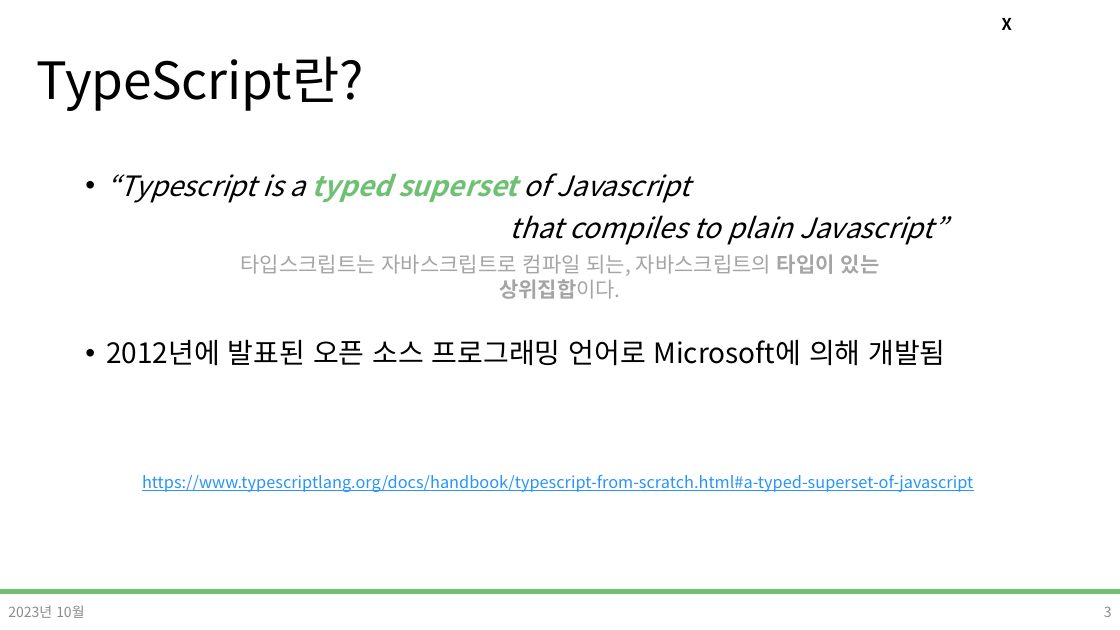
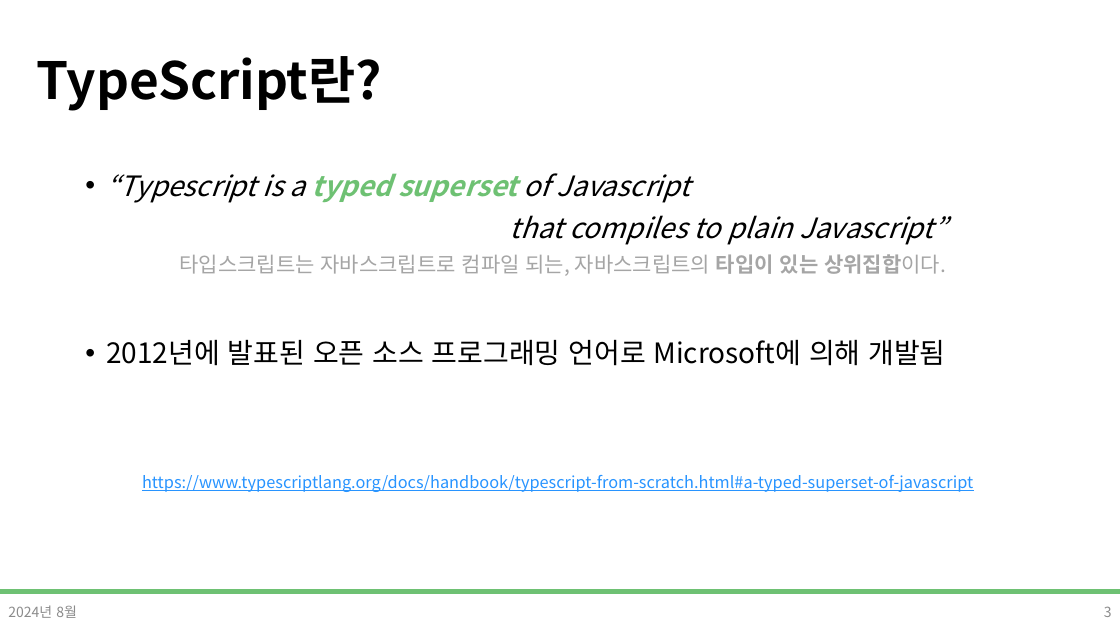
Before and after one commit to DevDamon0527/SeSAC_Yeongdeungpo_Campus_6th, a slide deck: slide 3 of material/[SeSAC_YDP_6] 32_TypeScript.pptx. Drawn at 1120x630 pixels with LibreOffice and Linux fonts; fonts in the diff are those of the drawing; background and template pictures are left out. Boxes give left, top, right and bottom in pixels: in the first picture for what was removed or moved away, otherwise in the second. Text is boxed around its words. In the diff, an @@ line names an element or a change of style, - is before the commit and + after.

```diff
--- a/material/[SeSAC_YDP_6] 32_TypeScript.pptx
+++ b/material/[SeSAC_YDP_6] 32_TypeScript.pptx
@@ title "TypeScript란?" at (36, 56, 382, 111): bold on @@
@@ text removed at (1002, 18, 1012, 30) @@
-X
@@ text "타입스크립트는 자바스크립트로 컴파일 되는, 자바스크립트의 ..." rewrapped from (241, 254, 880, 299) to (180, 254, 946, 276) @@
@@ text at (8, 605, 77, 618): text changed @@
-2023년 10월
+2024년 8월
```
Also in this commit, not shown: 36 other slides changed.
